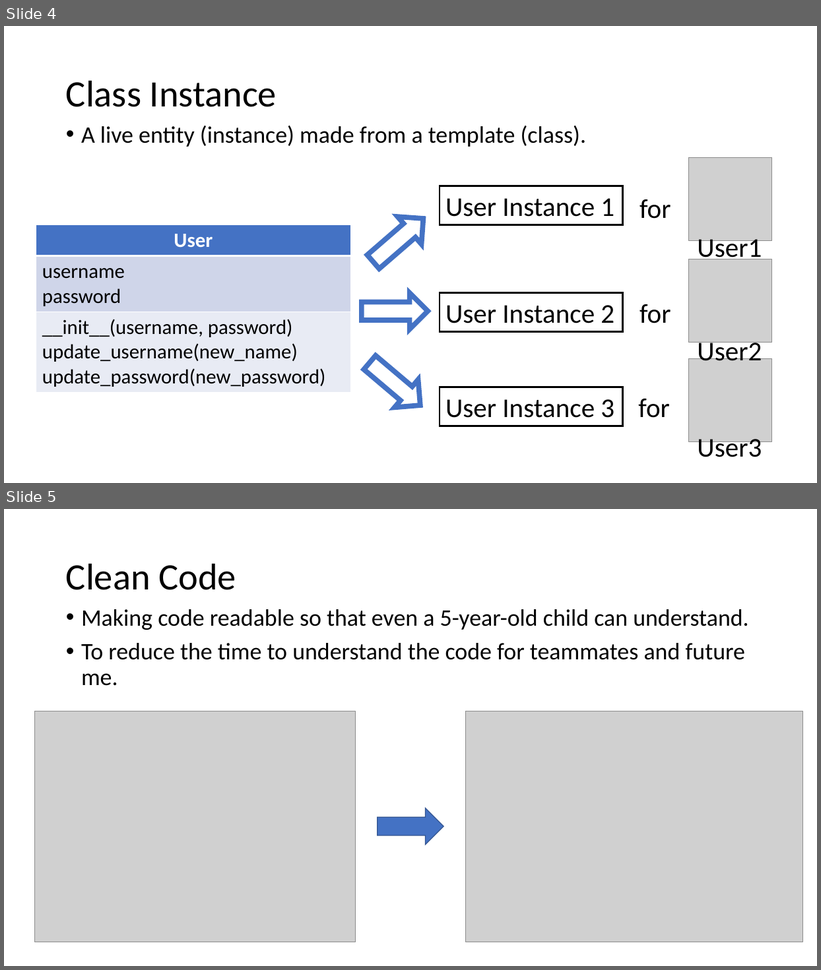
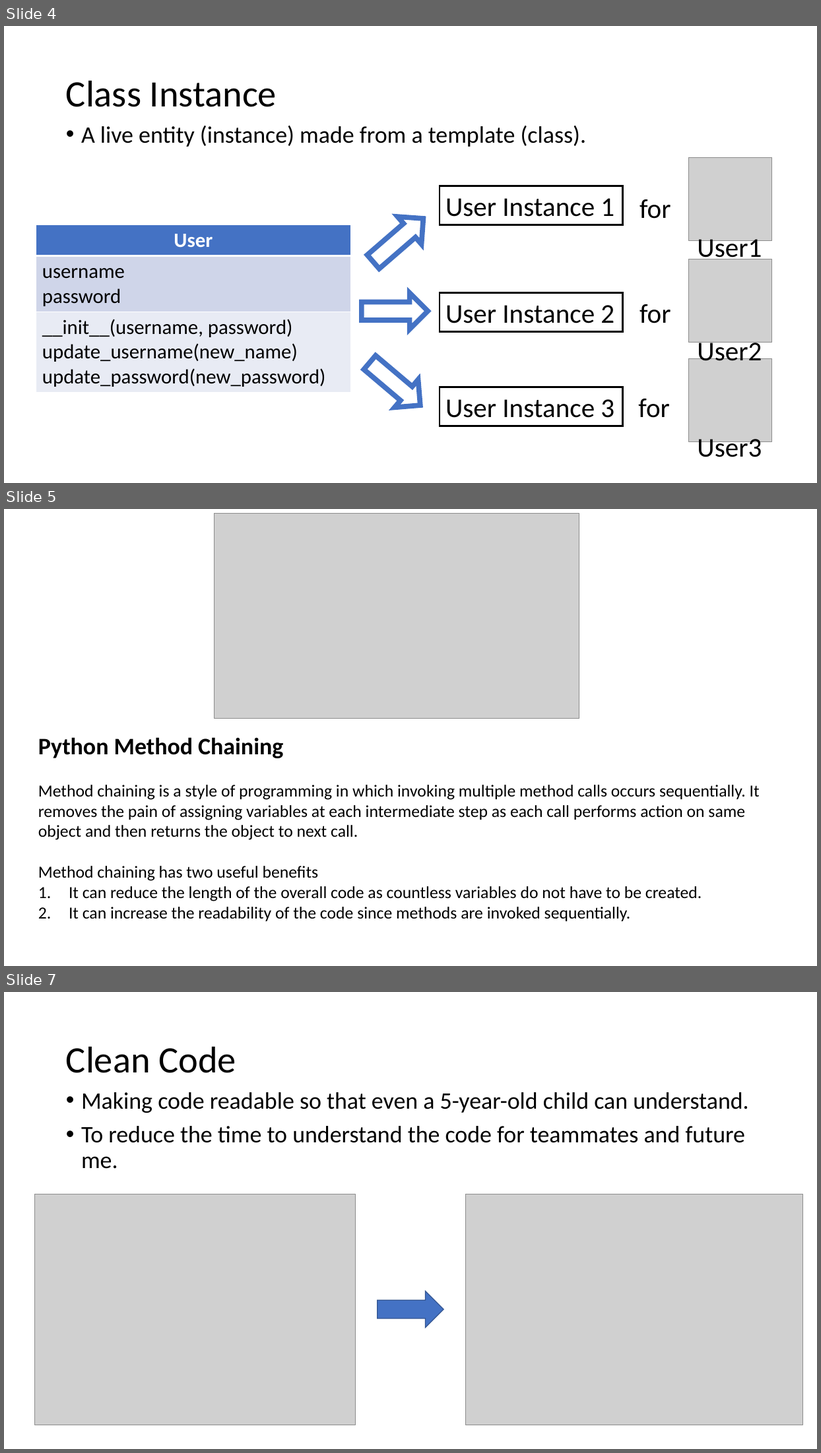
Before and after one commit to Syed-Nabeel02/AIREProject, a slide deck: docs/Tutorial.pptx. Shown one above the other, each under a label of ours: slides 4 and 5 before the commit, slides 4, 5 and 7 after it; the slides between them are not shown. The pictures are 821x970 and 821x1453 pixels, drawn with LibreOffice and Linux fonts; fonts in the diff are those of the drawing; grey boxes stand for pictures. Boxes give left, top, right and bottom in pixels: in the first picture for what was removed or moved away, otherwise in the second. Text is boxed around its words. In the diff, an @@ line names an element or a change of style, - is before the commit and + after.

```diff
--- a/docs/Tutorial.pptx
+++ b/docs/Tutorial.pptx
@@ slide 5 added at box(4, 509, 817, 966), background #FFFFFF @@
@@ picture added at box(214, 513, 580, 719) @@
@@ text added at box(38, 737, 760, 921), 20 pt, text #000000 @@
+Python Method Chaining
+Method chaining is a style of programming in which invoking multiple method calls occurs sequentially. It removes the pain of assigning variables at each intermediate step as each call performs action on same object and then returns the object to next call.
+Method chaining has two useful benefits
+1. It can reduce the length of the overall code as countless variables do not have to be created.
+2. It can increase the readability of the code since methods are invoked sequentially.
@@ what was slide 5 is now slide 7 @@
```
Also in this commit, not shown: 1 other slide added, 21 other files.
